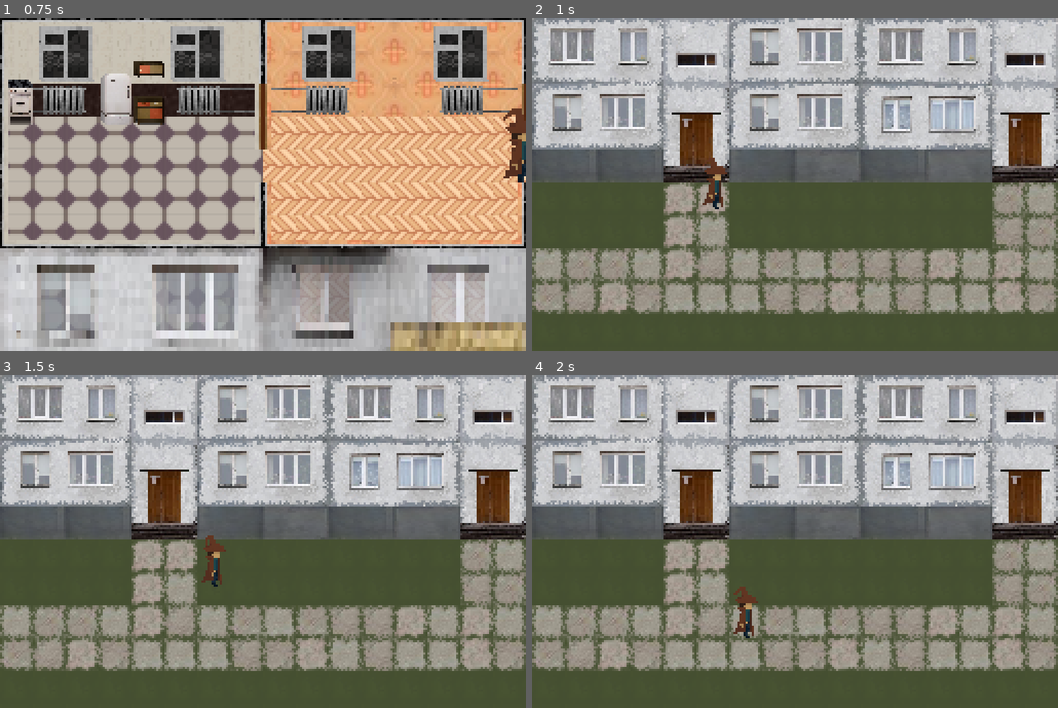
Above: before the commit, frames 1-4 (two rows, left to right).
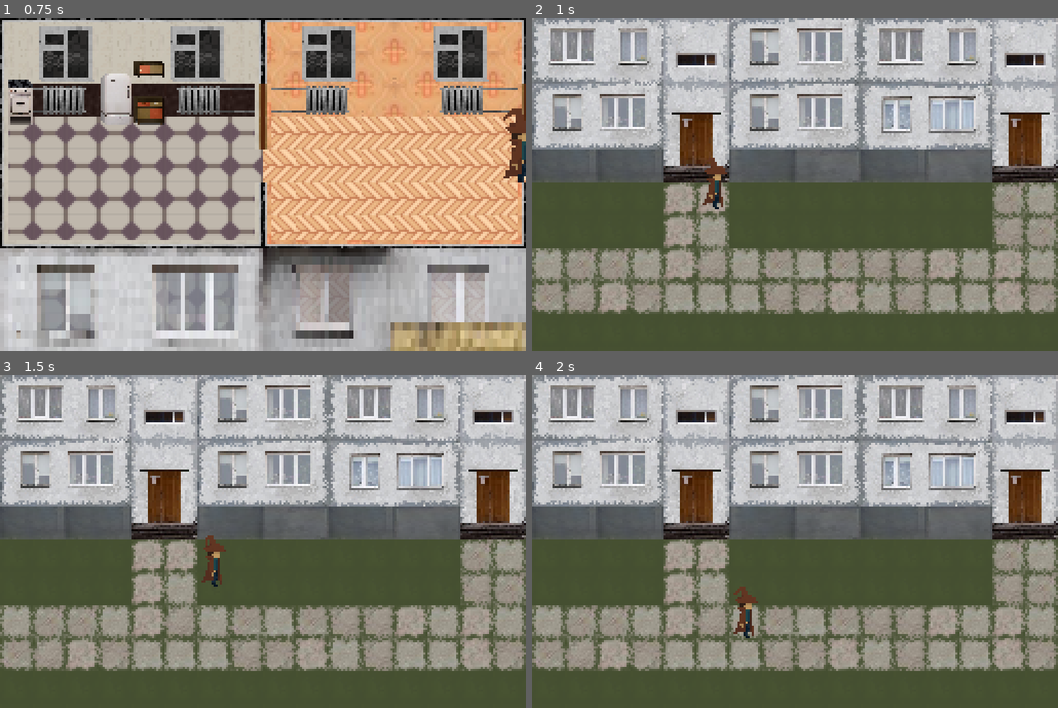
Above: after the commit, the same moments.

Repository: vydramain/Solidmaid
Game: Godot game, scene res://resources/levels/main/Main.tscn
Same seed, same stepped clock (60 frames per second), same inputs: the game is played once before the commit and once after it. The engine's default icon, where the game draws it, is replaced by a stand-in: a white triangle on a blue panel in a dark square.
Inputs (mouse positions are in pixels of both pictures, inside the frame that each line leads up to):
- Up to frame 1 (0.75 s): move the mouse to (378, 167) at 0.52 s; press the mouse at (378, 167) at 0.53 s; hold D (move_right) from 0.53 s (still down)
- Up to frame 2 (1 s): keep holding D (move_right)
- Up to frame 3 (1.5 s): move the mouse to (157, 558) at 1.27 s; release D (move_right) at 1.28 s; release the mouse at (157, 558) at 1.28 s; hold S (move_down) from 1.28 s (still down); click (157, 558) at 1.35 s
- Up to frame 4 (2 s): keep holding S (move_down)

Frame 1 is identical in both runs. In frame 2, less than 0.1% of the frame differs, in the area x 36-100%, y 20-38%; in frame 3, less than 0.1%; in frame 4, less than 0.1%.
Error before the commit: Invalid call. Nonexistent function 'size' in base 'Nil'. (res://resources/levels/outside/map_layer/Outside_Map_Layer.gd:66)

Commit message:
Added paralax skybox

Diff:
--- a/resources/levels/outside/level_scripts/Outside_Constants.gd
+++ b/resources/levels/outside/level_scripts/Outside_Constants.gd
@@ -27,6 +27,7 @@
 const POSSIBLE_UPPER_CHUNK_BASED_ON_LOWER = {
 	LOWER_CHUNK.GRASS: [UPPER_CHUNK.LIGTH_BUILDING, UPPER_CHUNK.BLUE_BUILDING],
 	LOWER_CHUNK.ROAD: [UPPER_CHUNK.LIGTH_BUILDING, UPPER_CHUNK.BLUE_BUILDING, UPPER_CHUNK.FACTORY],
+	LOWER_CHUNK.PARK: [UPPER_CHUNK.PARK],
 	LOWER_CHUNK.CROSS_START: [UPPER_CHUNK.CROSS_START],
 	LOWER_CHUNK.CROSS_END: [UPPER_CHUNK.CROSS_END],
 }
--- a/resources/levels/outside/map_layer/Outside_Map_Layer.gd
+++ b/resources/levels/outside/map_layer/Outside_Map_Layer.gd
@@ -69,8 +69,8 @@
 		Logger.log(self, "[ChunkManager] For lower chunk %d choosed type: '%d' choosed upper chunk: '%d'" % [i, current_lower_chunk_type, current_upper_chunk_type])
 
 		# Draw upper and lower chunks
+		lower_drawer.draw_lower_chunk(current_lower_chunk_type, i)
 		upper_drawer.draw_upper_chunk(current_upper_chunk_type, i)
-		lower_drawer.draw_lower_chunk(current_lower_chunk_type, i)
 		lower_decorations_drawer.draw_lower_decorations(current_lower_chunk_type, i)
 
 		Logger.log(self, "[ChunkManager] Chunk %d drawn successfully" % i)
--- a/resources/levels/outside/map_layer/Outside_Map_Layer.tscn
+++ b/resources/levels/outside/map_layer/Outside_Map_Layer.tscn
@@ -1,7 +1,9 @@
-[gd_scene load_steps=10 format=4 uid="uid://c7mxfrjlts61m"]
+[gd_scene load_steps=12 format=4 uid="uid://c7mxfrjlts61m"]
 
 [ext_resource type="Script" uid="uid://bauq1la5fw46a" path="res://resources/levels/outside/map_layer/Outside_Map_Layer.gd" id="1_aa5ui"]
 [ext_resource type="TileSet" uid="uid://sps8t0n70j1f" path="res://resources/levels/outside/map_layer/Tile_Set_For_Outside_Map_Layer.tres" id="2_aa5ui"]
+[ext_resource type="Texture2D" uid="uid://1fm1h6cggxtp" path="res://assets/textures/outside/Skybox_1.png" id="2_qskow"]
+[ext_resource type="Texture2D" uid="uid://hv6wh50s2uks" path="res://assets/textures/outside/Skybox_2.png" id="3_t0p5h"]
 [ext_resource type="Texture2D" uid="uid://mumoryw1urhl" path="res://assets/textures/outside/cross.png" id="6_ye08u"]
 
 [sub_resource type="TileMapPattern" id="TileMapPattern_x0vip"]
@@ -32,6 +34,26 @@
 [node name="OutsideMapLayer" type="Node2D"]
 script = ExtResource("1_aa5ui")
 
+[node name="ParallaxBackground" type="ParallaxBackground" parent="."]
+
+[node name="ParallaxLayer" type="ParallaxLayer" parent="ParallaxBackground"]
+motion_scale = Vector2(0.3, 0.3)
+motion_mirroring = Vector2(256, 0)
+
+[node name="Sprite2DParalaxLayer_1" type="Sprite2D" parent="ParallaxBackground/ParallaxLayer"]
+scale = Vector2(2, 1)
+texture = ExtResource("2_qskow")
+offset = Vector2(64, 32)
+
+[node name="ParallaxLayer2" type="ParallaxLayer" parent="ParallaxBackground"]
+motion_scale = Vector2(0.5, 0.5)
+motion_mirroring = Vector2(256, 0)
+
+[node name="Sprite2DParalaxLayer_2" type="Sprite2D" parent="ParallaxBackground/ParallaxLayer2"]
+scale = Vector2(2, 1)
+texture = ExtResource("3_t0p5h")
+offset = Vector2(64, 32)
+
 [node name="Background" type="TileMapLayer" parent="."]
 tile_map_data = PackedByteArray("AAAAABAAAgAOAAoAAAAAABEAAgAOAAsAAAAAABIAAgAOAAgAAAAAABMAAgAOAAkAAAAAABQAAgAOAAoAAAAAAB …(24880 unchanged characters)…
 tile_set = ExtResource("2_aa5ui")
Binary file added: assets/textures/outside/Skybox_1.ase
Binary file added: assets/textures/outside/Skybox_1.png
Not shown, added: assets/textures/outside/Skybox_1.png.import
Binary file added: assets/textures/outside/Skybox_2.ase
Binary file added: assets/textures/outside/Skybox_2.png
Not shown, added: assets/textures/outside/Skybox_2.png.import
Binary file added: assets/textures/outside/skybox.png
Not shown, added: assets/textures/outside/skybox.png.import
Binary file changed: assets/textures/outside/tile_map_outside_reskin.png
